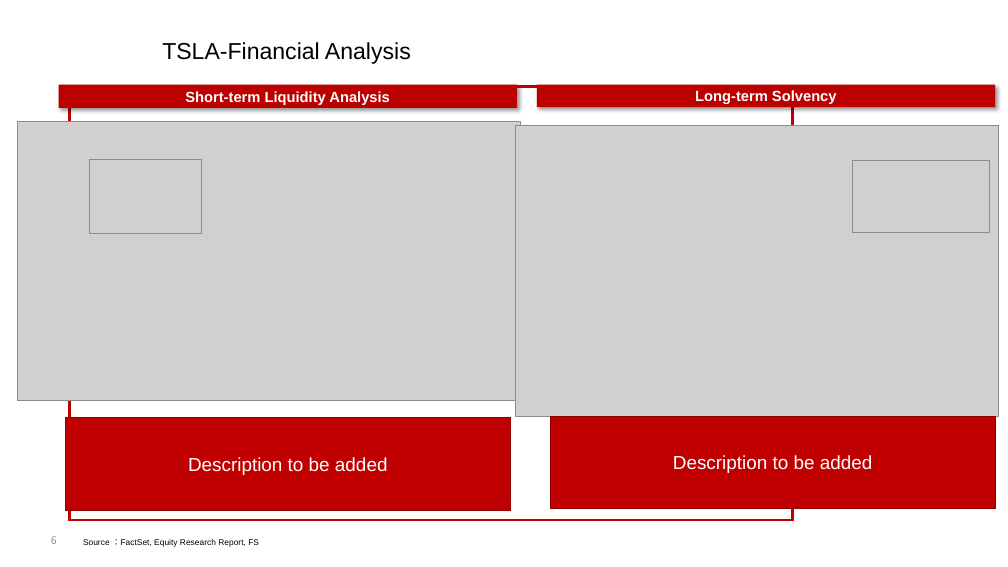
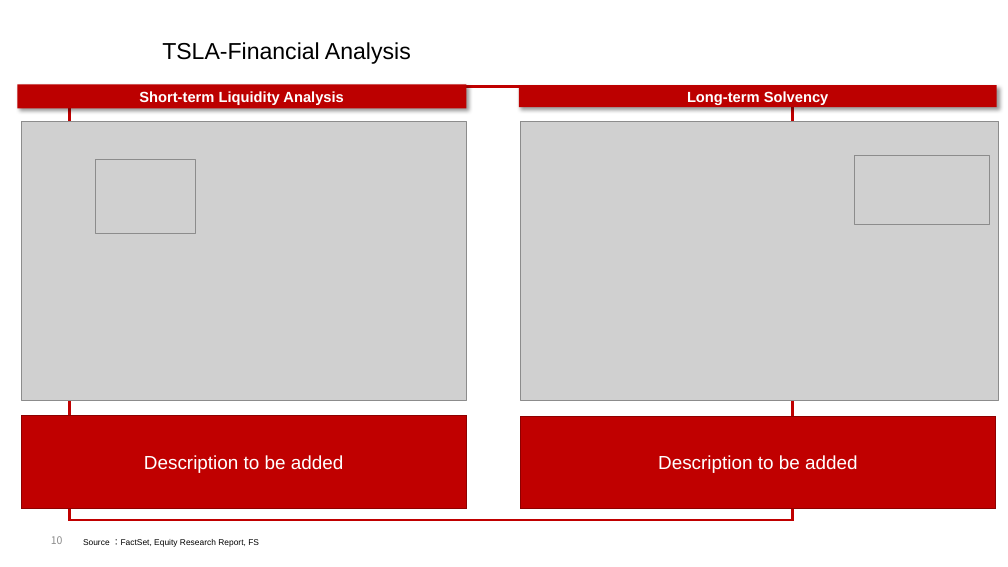
Before and after one commit to shonaqvi/Your-Next-Investment-, a slide deck: slide 10 of Slide_Template/TSLA deck.pptx (slide 6 before the commit). Drawn at 1008x567 pixels with LibreOffice and Linux fonts; fonts in the diff are those of the drawing; grey boxes stand for pictures; background and template pictures are left out. Boxes give left, top, right and bottom in pixels: in the first picture for what was removed or moved away, otherwise in the second. Text is boxed around its words. In the diff, an @@ line names an element or a change of style, - is before the commit and + after.

```diff
--- a/Slide_Template/TSLA deck.pptx
+++ b/Slide_Template/TSLA deck.pptx
@@ rectangle "Short-term Liquidity Analysis": place and size @@
-rectangle "Short-term Liquidity Analysis" at [59, 85, 517, 108]
+rectangle "Short-term Liquidity Analysis" at [17, 85, 467, 109]
@@ rectangle "Long-term Solvency": place and size @@
-rectangle "Long-term Solvency" at [537, 85, 995, 107]
+rectangle "Long-term Solvency" at [519, 85, 997, 107]
@@ picture: place and size @@
-picture at [17, 122, 520, 401]
+picture at [21, 122, 467, 401]
@@ picture: place and size @@
-picture at [516, 125, 999, 416]
+picture at [521, 122, 999, 401]
@@ picture: place and size @@
-picture at [89, 160, 202, 233]
+picture at [95, 160, 195, 233]
@@ picture: place and size @@
-picture at [853, 161, 990, 233]
+picture at [854, 156, 990, 225]
@@ rectangle "Description to be added": place and size @@
-rectangle "Description to be added" at [65, 418, 510, 510]
+rectangle "Description to be added" at [21, 416, 467, 508]
@@ rectangle "Description to be added": place and size @@
-rectangle "Description to be added" at [551, 417, 996, 509]
+rectangle "Description to be added" at [521, 417, 996, 509]
@@ page number at [51, 536, 63, 544]: text changed @@
-6
+10
```
Also in this commit, not shown: 9 other slides changed, 5 slides added, 2 slides removed, 4 other files.
